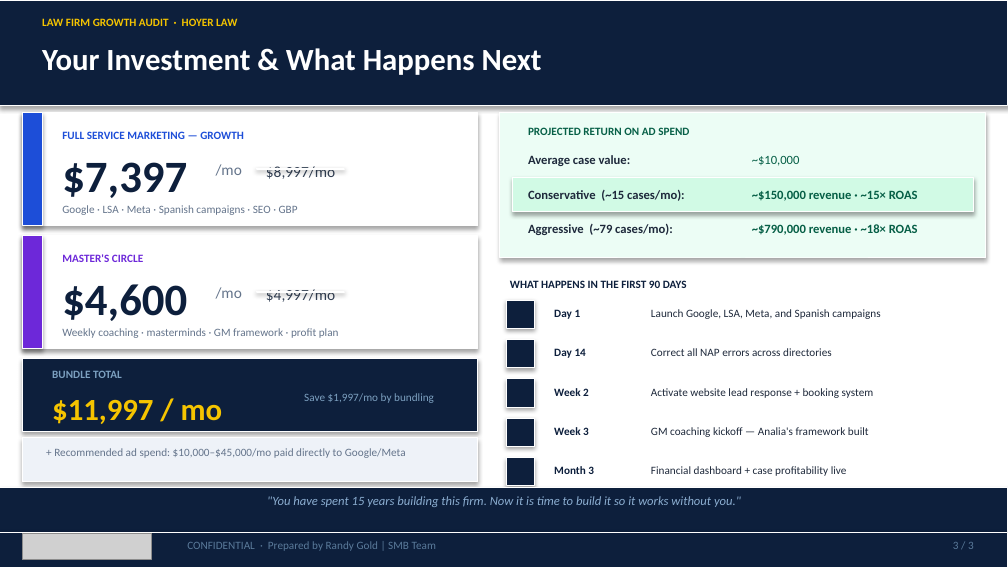
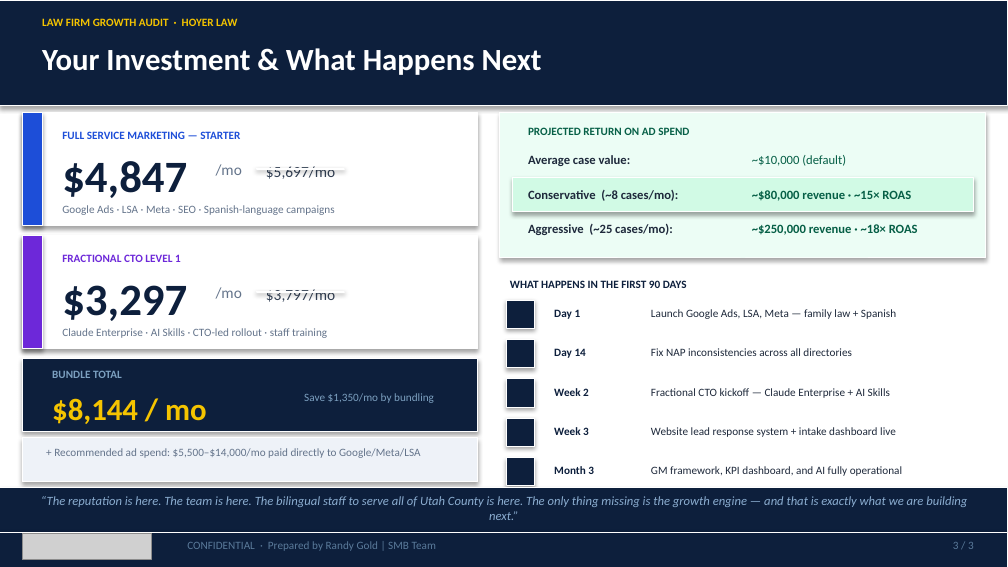
Before and after one commit to SMB-Team-Technology/workwith-smbteam, a slide deck: slide 3 of hoyer-law/Hoyer_Law_June_5_2026_Proposal.pptx. Drawn at 1008x567 pixels with LibreOffice and Linux fonts; fonts in the diff are those of the drawing; grey boxes stand for pictures. Boxes give left, top, right and bottom in pixels: in the first picture for what was removed or moved away, otherwise in the second. Text is boxed around its words. In the diff, an @@ line names an element or a change of style, - is before the commit and + after.

```diff
--- a/hoyer-law/Hoyer_Law_June_5_2026_Proposal.pptx
+++ b/hoyer-law/Hoyer_Law_June_5_2026_Proposal.pptx
@@ text at (x1=62, y1=131, x2=240, y2=139): text changed @@
-FULL SERVICE MARKETING — GROWTH
+FULL SERVICE MARKETING — STARTER
@@ text at (x1=62, y1=161, x2=187, y2=198): text changed @@
-$7,397
+$4,847
@@ text at (x1=266, y1=166, x2=335, y2=179): text changed @@
-$8,997/mo
+$5,697/mo
@@ text at (x1=752, y1=155, x2=846, y2=166): text changed @@
-~$10,000
+~$10,000 (default)
@@ text at (x1=62, y1=205, x2=334, y2=215): text changed @@
-Google · LSA · Meta · Spanish campaigns · SEO · GBP
+Google Ads · LSA · Meta · SEO · Spanish-language campaigns
@@ text at (x1=528, y1=190, x2=679, y2=201): text changed @@
-Conservative (~15 cases/mo):
+Conservative (~8 cases/mo):
@@ text at (x1=752, y1=190, x2=911, y2=201): text changed @@
-~$150,000 revenue · ~15× ROAS
+~$80,000 revenue · ~15× ROAS
@@ text at (x1=528, y1=224, x2=673, y2=235): text changed @@
-Aggressive (~79 cases/mo):
+Aggressive (~25 cases/mo):
@@ text at (x1=752, y1=224, x2=918, y2=235): text changed @@
-~$790,000 revenue · ~18× ROAS
+~$250,000 revenue · ~18× ROAS
@@ text at (x1=62, y1=254, x2=181, y2=262): text changed @@
-MASTER'S CIRCLE
+FRACTIONAL CTO LEVEL 1
@@ text at (x1=62, y1=285, x2=187, y2=321): text changed @@
-$4,600
+$3,297
@@ text at (x1=266, y1=289, x2=335, y2=302): text changed @@
-$4,997/mo
+$3,797/mo
@@ text at (x1=62, y1=328, x2=327, y2=338): text changed @@
-Weekly coaching · masterminds · GM framework · profit plan
+Claude Enterprise · AI Skills · CTO-led rollout · staff training
@@ text at (x1=651, y1=309, x2=896, y2=319): text changed @@
-Launch Google, LSA, Meta, and Spanish campaigns
+Launch Google Ads, LSA, Meta — family law + Spanish
@@ text at (x1=651, y1=348, x2=852, y2=356): text changed @@
-Correct all NAP errors across directories
+Fix NAP inconsistencies across all directories
@@ text at (x1=651, y1=388, x2=890, y2=398): text changed @@
-Activate website lead response + booking system
+Fractional CTO kickoff — Claude Enterprise + AI Skills
@@ text at (x1=52, y1=398, x2=207, y2=424): text changed @@
-$11,997 / mo
+$8,144 / mo
@@ text at (x1=304, y1=393, x2=434, y2=403): text changed @@
-Save $1,997/mo by bundling
+Save $1,350/mo by bundling
@@ text at (x1=54, y1=448, x2=420, y2=458): text changed @@
-+ Recommended ad spend: $10,000–$45,000/mo paid directly to Google/Meta
++ Recommended ad spend: $5,500–$14,000/mo paid directly to Google/Meta/LSA
@@ text at (x1=651, y1=427, x2=896, y2=437): text changed @@
-GM coaching kickoff — Analia's framework built
+Website lead response system + intake dashboard live
@@ text at (x1=651, y1=466, x2=902, y2=476): text changed @@
-Financial dashboard + case profitability live
+GM framework, KPI dashboard, and AI fully operational
@@ text at (x1=41, y1=496, x2=967, y2=520): text changed @@
-"You have spent 15 years building this firm. Now it is time to build it so it works without you."
+“The reputation is here. The team is here. The bilingual staff to serve all of Utah County is here. The only thing missing is the growth engine — and that is exactly what we are building next.”
```
Also in this commit, not shown: 2 other slides changed, 1 other file.
